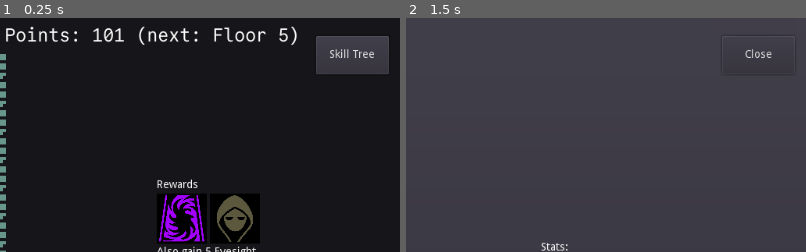
Above: before the commit, frames 1-2 (left to right).
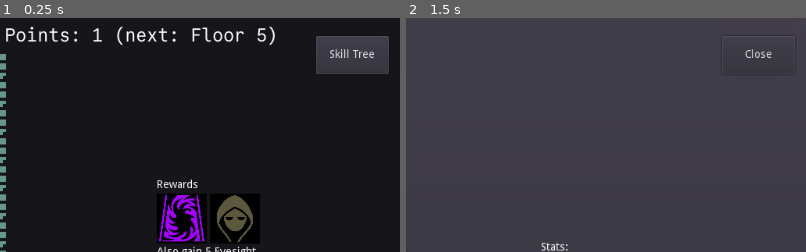
Above: after the commit, the same moments.

Repository: redxaxder/7DRL2024
Game: Godot game, scene res://main.tscn
The game is run twice, just before and just after one commit, with the same random seed, the same clock (stepped at 60 frames per second) and the same inputs.
Inputs (mouse positions are % of the whole screen's width and height, from its top left):
- Up to frame 1 (0.25 s): no input
- Up to frame 2 (1.5 s): click "Skill Tree" at 0.5 s; click (77, 92) at 1.25 s
The pictures show only the part of the screen within x 49-99%, y 1-51%; the shares and areas given below are measured in that part.

The runs differ from the first frame. In frame 1, 1.4% of the frame differs, in the area x 25-75%, y 3-12%; in frame 2, nothing differs.

Commit message:
remove extra points

Diff:
--- a/ViewSkillTree.gd
+++ b/ViewSkillTree.gd
@@ -4,7 +4,7 @@
 
 export var skill_tree: Resource
 
-var extra_skill_points : int = 100
+var extra_skill_points : int = 0
 
 var num_skills_to_unlock: int = 0
 var progress: int = 0
